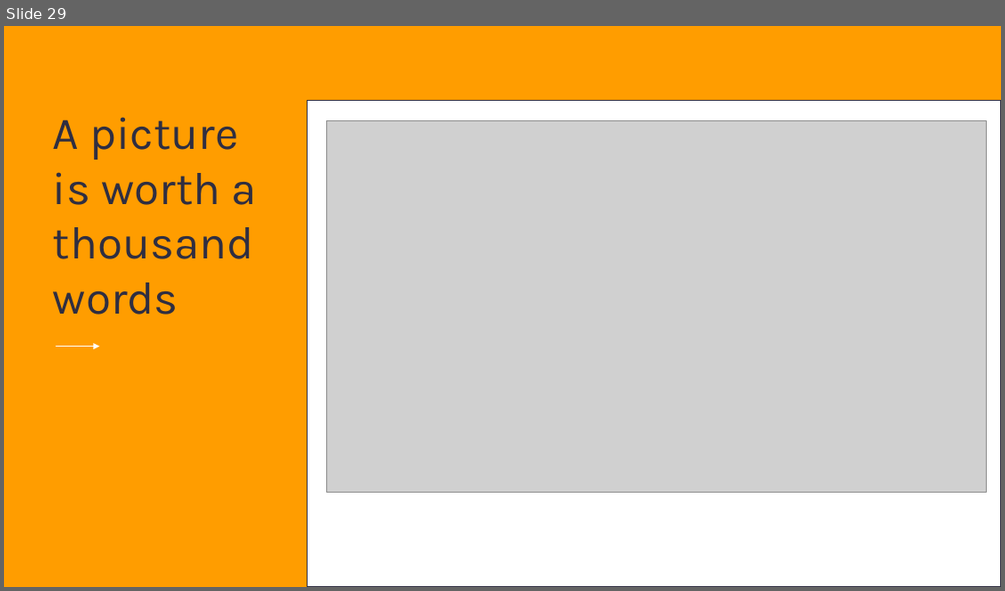
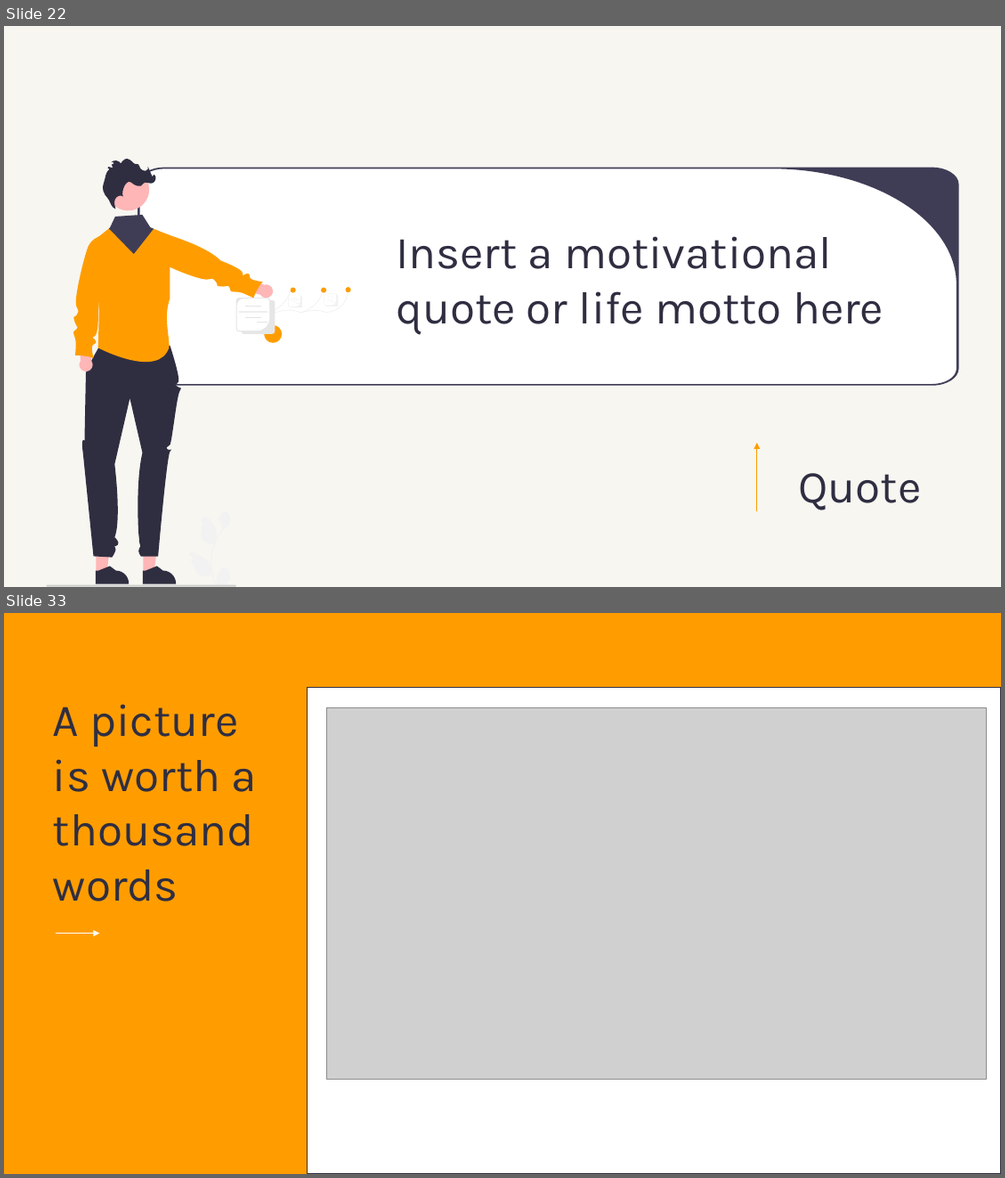
Before and after one commit to AbdessamadAbdaoui/Presentation_Git, a slide deck: presentation_Git.pptx. Shown one above the other, each under a label of ours: slide 29 before the commit, slides 22 and 33 after it; the slides between them are not shown. The pictures are 1005x591 and 1005x1178 pixels, drawn with LibreOffice and Linux fonts; fonts in the diff are those of the drawing; grey boxes stand for pictures. Boxes give left, top, right and bottom in pixels: in the first picture for what was removed or moved away, otherwise in the second. Text is boxed around its words. In the diff, an @@ line names an element or a change of style, - is before the commit and + after.

```diff
--- a/presentation_Git.pptx
+++ b/presentation_Git.pptx
@@ slide 22 added at [4, 26, 1001, 587], background #F7F6F1 @@
@@ freeform shape added at [103, 159, 156, 208], fill #2F2E41 @@
@@ freeform shape added at [107, 168, 150, 210], fill #FFB6B6 @@
@@ rounded rectangle added at [138, 168, 959, 384], fill #FFFFFF @@
@@ freeform shape added at [138, 168, 959, 386], fill #3F3D56 @@
@@ freeform shape added at [127, 211, 131, 211], fill #F2F2F2 @@
@@ freeform shape added at [73, 235, 104, 358], fill #FF9D00 @@
@@ freeform shape added at [97, 227, 170, 362], fill #FF9D00 @@
@@ freeform shape added at [109, 215, 154, 254], fill #3F3D56 @@
@@ freeform shape added at [150, 230, 263, 298], fill #FF9D00 @@
@@ text added at [396, 236, 883, 334], 44 pt, text #2F2E41 @@
+Insert a motivational quote or life motto here
@@ freeform shape added at [241, 279, 273, 298], fill #FFB6B6 @@
@@ group added at [235, 287, 351, 343]: 28 freeform shapes @@
@@ freeform shape added at [79, 339, 92, 371], fill #FFB6B6 @@
@@ freeform shape added at [82, 346, 181, 557], fill #2F2E41 @@
@@ arrow added from (757, 511) to (757, 443), #FF9D00 0.5 pt @@
@@ text added at [798, 473, 921, 510], 44 pt, text #2F2E41 @@
+Quote
@@ freeform shape added at [96, 531, 112, 572], fill #FFB6B6 @@
@@ freeform shape added at [143, 531, 159, 572], fill #FFB6B6 @@
@@ freeform shape added at [189, 511, 231, 585], fill #F2F2F2 @@
@@ freeform shape added at [46, 585, 236, 586], fill #CCCCCC @@
@@ freeform shape added at [96, 566, 129, 584], fill #2F2E41 @@
@@ freeform shape added at [143, 566, 176, 584], fill #2F2E41 @@
@@ what was slide 29 is now slide 33 @@
```
Also in this commit, not shown: 1 slide changed, 29 other slides added, 26 slides removed.
